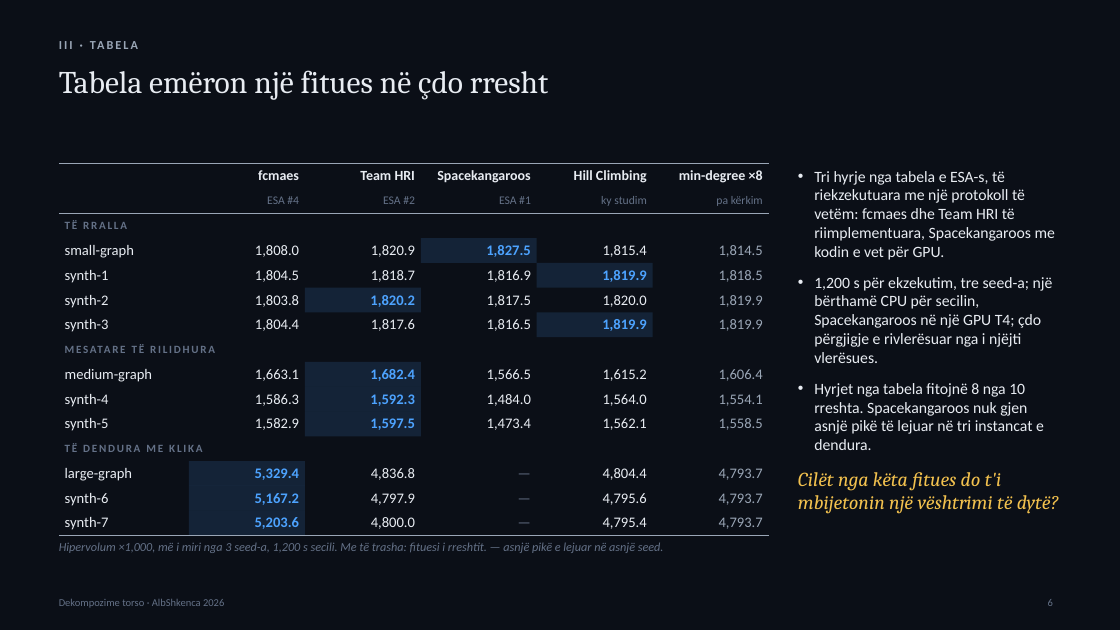
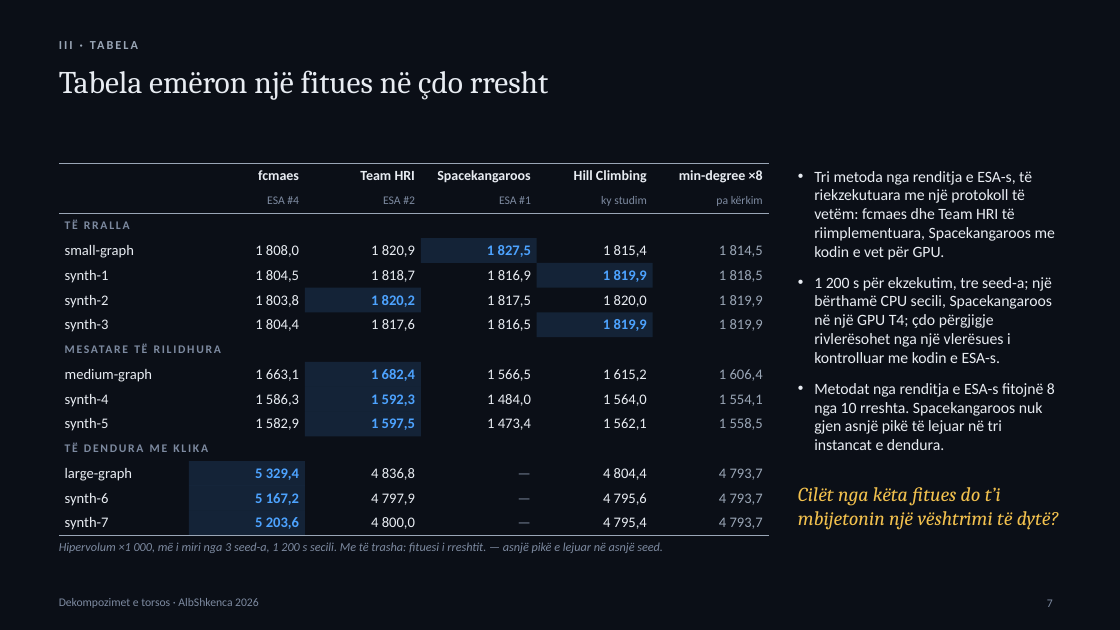
Before and after one commit to adrianymeri/SpOC3, a slide deck: slide 7 of SpOC3-Dekompozime-Torso-AlbShkenca2026-SQ.pptx (slide 6 before the commit). Drawn at 1120x630 pixels with LibreOffice and Linux fonts; fonts in the diff are those of the drawing. Boxes give left, top, right and bottom in pixels: in the first picture for what was removed or moved away, otherwise in the second. Text is boxed around its words. In the diff, an @@ line names an element or a change of style, - is before the commit and + after.

```diff
--- a/SpOC3-Dekompozime-Torso-AlbShkenca2026-SQ.pptx
+++ b/SpOC3-Dekompozime-Torso-AlbShkenca2026-SQ.pptx
@@ table at (59, 164, 769, 534) @@
-row 4: small-graph | 1,808.0 | 1,820.9 | 1,827.5 | 1,815.4 | 1,814.5
+row 4: small-graph | 1 808,0 | 1 820,9 | 1 827,5 | 1 815,4 | 1 814,5
-row 5: synth-1 | 1,804.5 | 1,818.7 | 1,816.9 | 1,819.9 | 1,818.5
+row 5: synth-1 | 1 804,5 | 1 818,7 | 1 816,9 | 1 819,9 | 1 818,5
-row 6: synth-2 | 1,803.8 | 1,820.2 | 1,817.5 | 1,820.0 | 1,819.9
+row 6: synth-2 | 1 803,8 | 1 820,2 | 1 817,5 | 1 820,0 | 1 819,9
-row 7: synth-3 | 1,804.4 | 1,817.6 | 1,816.5 | 1,819.9 | 1,819.9
+row 7: synth-3 | 1 804,4 | 1 817,6 | 1 816,5 | 1 819,9 | 1 819,9
-row 9: medium-graph | 1,663.1 | 1,682.4 | 1,566.5 | 1,615.2 | 1,606.4
+row 9: medium-graph | 1 663,1 | 1 682,4 | 1 566,5 | 1 615,2 | 1 606,4
-row 10: synth-4 | 1,586.3 | 1,592.3 | 1,484.0 | 1,564.0 | 1,554.1
+row 10: synth-4 | 1 586,3 | 1 592,3 | 1 484,0 | 1 564,0 | 1 554,1
-row 11: synth-5 | 1,582.9 | 1,597.5 | 1,473.4 | 1,562.1 | 1,558.5
+row 11: synth-5 | 1 582,9 | 1 597,5 | 1 473,4 | 1 562,1 | 1 558,5
-row 13: large-graph | 5,329.4 | 4,836.8 | — | 4,804.4 | 4,793.7
+row 13: large-graph | 5 329,4 | 4 836,8 | — | 4 804,4 | 4 793,7
-row 14: synth-6 | 5,167.2 | 4,797.9 | — | 4,795.6 | 4,793.7
+row 14: synth-6 | 5 167,2 | 4 797,9 | — | 4 795,6 | 4 793,7
-row 15: synth-7 | 5,203.6 | 4,800.0 | — | 4,795.4 | 4,793.7
+row 15: synth-7 | 5 203,6 | 4 800,0 | — | 4 795,4 | 4 793,7
@@ text colour #647187 to #7D8AA0 in "ESA #4", "ESA #2", "ESA #1", "ky studim" and 7 more places @@
@@ size 9.5 to 10 pt in "TË RRALLA", "MESATARE TË RILIDHURA", "TË DENDURA ME KLIKA" @@
@@ text at (814, 171, 1055, 450): text changed @@
-• Tri hyrje nga tabela e ESA-s, të riekzekutuara me një protokoll të vetëm: fcmaes dhe Team HRI të riimplementuara, Spacekangaroos me kodin e vet për GPU.
-• 1,200 s për ekzekutim, tre seed-a; një bërthamë CPU për secilin, Spacekangaroos në një GPU T4; çdo përgjigje e rivlerësuar nga i njëjti vlerësues.
-• Hyrjet nga tabela fitojnë 8 nga 10 rreshta. Spacekangaroos nuk gjen asnjë pikë të lejuar në tri instancat e dendura.
+• Tri metoda nga renditja e ESA-s, të riekzekutuara me një protokoll të vetëm: fcmaes dhe Team HRI të riimplementuara, Spacekangaroos me kodin e vet për GPU.
+• 1 200 s për ekzekutim, tre seed-a; një bërthamë CPU secili, Spacekangaroos në një GPU T4; çdo përgjigje rivlerësohet nga një vlerësues i kontrolluar me kodin e ESA-s.
+• Metodat nga renditja e ESA-s fitojnë 8 nga 10 rreshta. Spacekangaroos nuk gjen asnjë pikë të lejuar në tri instancat e dendura.
@@ text at (798, 487, 1059, 530): text changed @@
-Cilët nga këta fitues do t'i mbijetonin një vështrimi të dytë?
+Cilët nga këta fitues do t’i mbijetonin një vështrimi të dytë?
@@ text at (59, 542, 663, 553): text changed; text colour #647187 to #7D8AA0 @@
-Hipervolum ×1,000, më i miri nga 3 seed-a, 1,200 s secili. Me të trasha: fituesi i rreshtit. — asnjë pikë e lejuar në asnjë seed.
+Hipervolum ×1 000, më i miri nga 3 seed-a, 1 200 s secili. Me të trasha: fituesi i rreshtit. — asnjë pikë e lejuar në asnjë seed.
@@ text at (59, 598, 259, 608): text changed; size 9 to 10 pt; text colour #647187 to #7D8AA0 @@
-Dekompozime torso · AlbShkenca 2026
+Dekompozimet e torsos · AlbShkenca 2026
@@ page number at (1047, 599, 1053, 607): text changed; size 9 to 10 pt; text colour #647187 to #7D8AA0 @@
-6
+7
```
Also in this commit, not shown: 19 other slides changed, 1 slide added, 11 other files.
